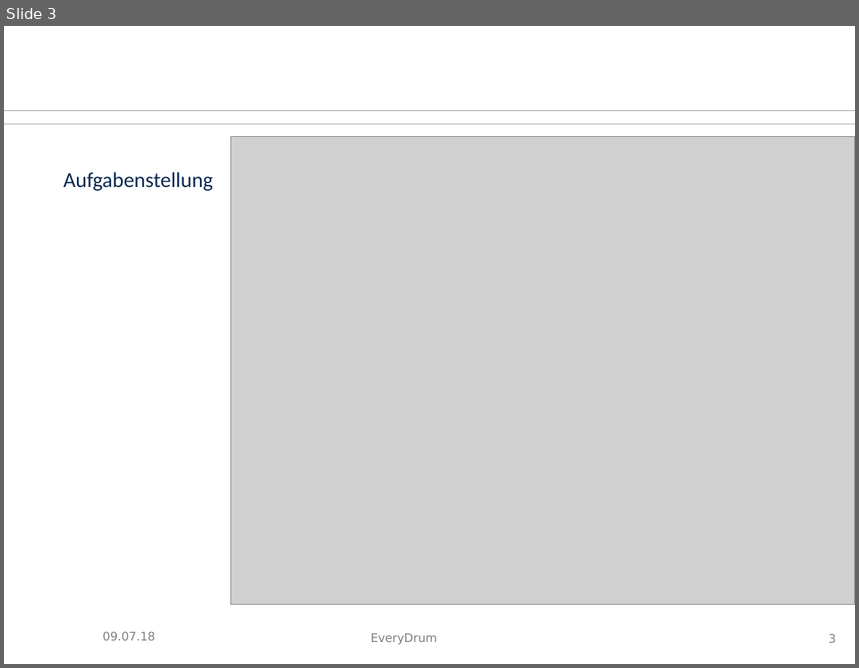
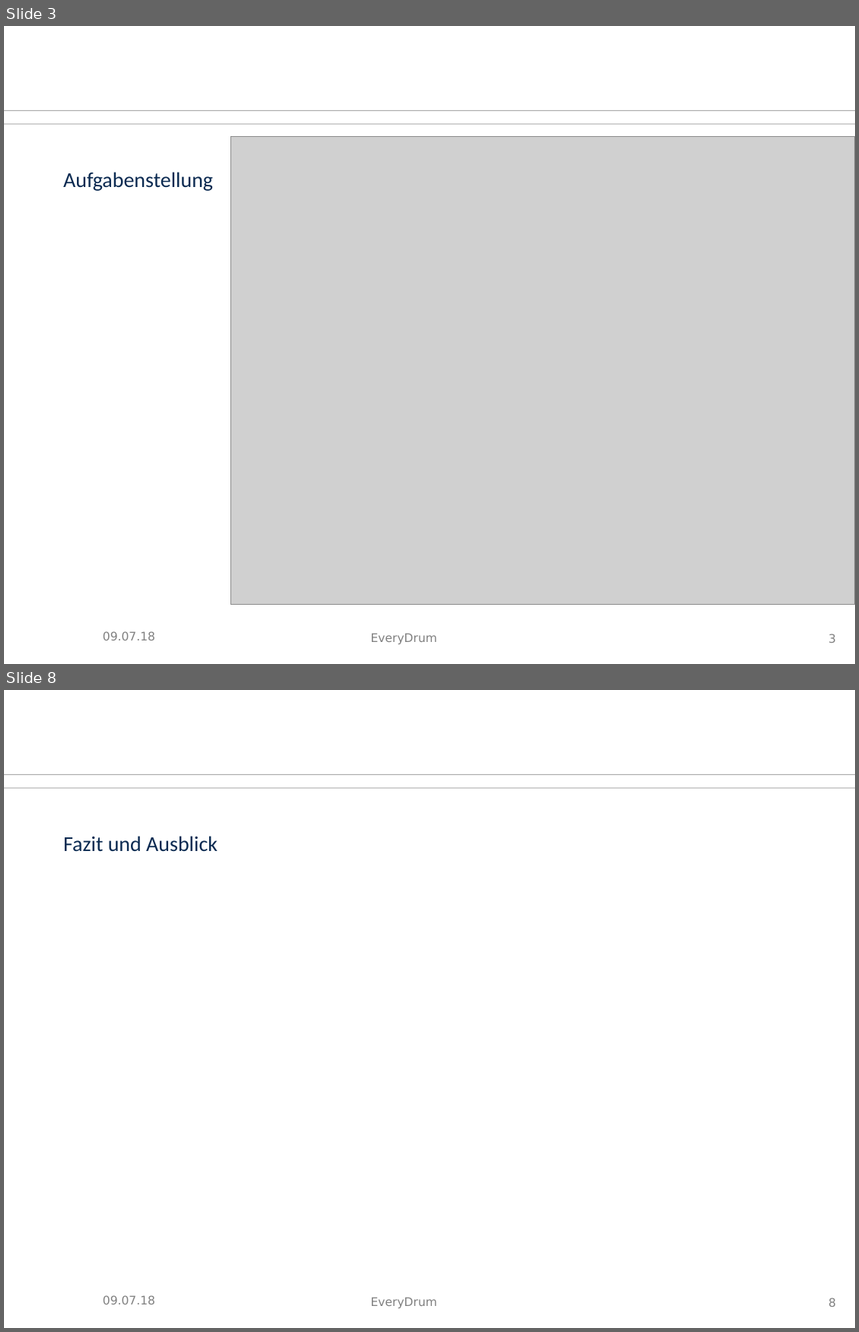
Before and after one commit to tziegler-tud/vr-anydrum, a slide deck: Documents/slides.odp. Shown one above the other, each under a label of ours: slide 3 before the commit, slides 3 and 8 after it; the slides between them are not shown. The pictures are 859x668 and 859x1332 pixels, drawn with LibreOffice and Linux fonts; fonts in the diff are those of the drawing; grey boxes stand for pictures; background and template pictures are left out. Boxes give left, top, right and bottom in pixels: in the first picture for what was removed or moved away, otherwise in the second. Text is boxed around its words. In the diff, an @@ line names an element or a change of style, - is before the commit and + after.

```diff
--- a/Documents/slides.odp
+++ b/Documents/slides.odp
@@ slide 8 added at [4, 690, 855, 1328], background #FFFFFF; not listed: 4 template elements that a slide beside it also shows @@
@@ text added at [63, 836, 218, 852], 18 pt, text #0B2A51 @@
+Fazit und Ausblick
@@ text added at [103, 1296, 155, 1305], 10 pt, text #808080 @@
+09.07.18
```
Also in this commit, not shown: 1 slide changed, 3 other slides added, 3 other files.
